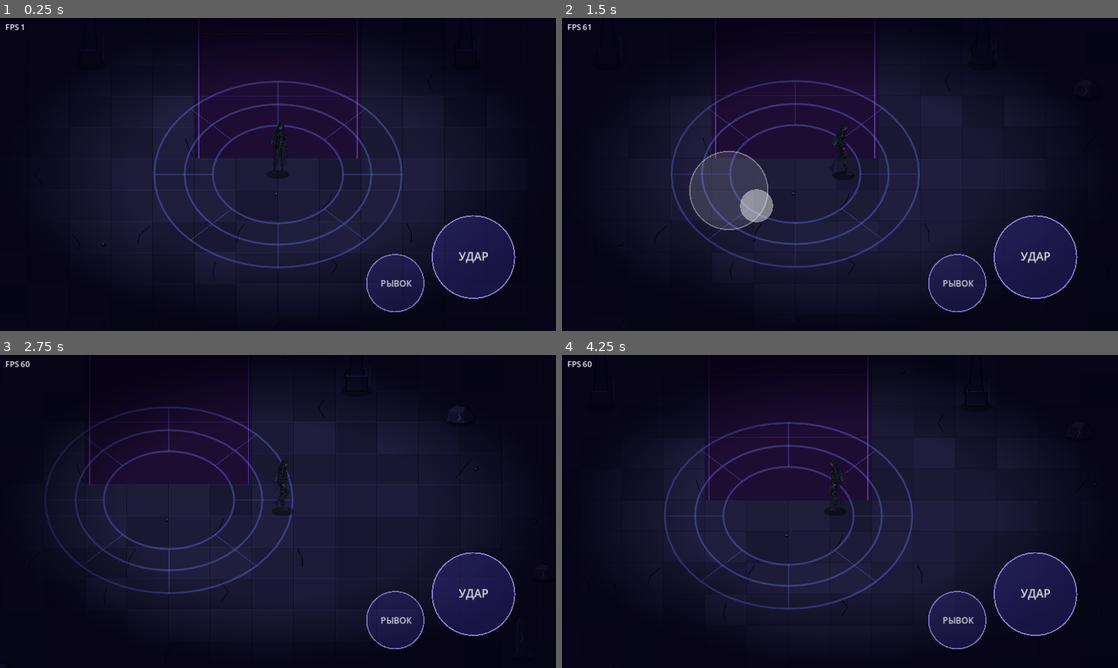
Above: before the commit, frames 1-4 (two rows, left to right).
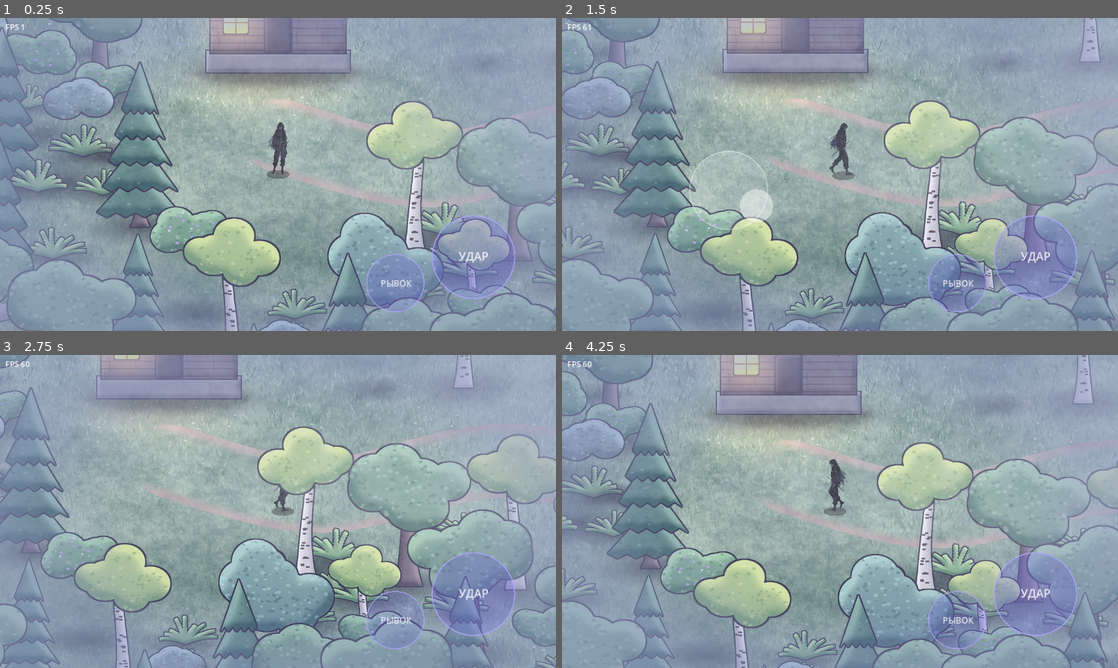
Above: after the commit, the same moments.

Repository: Masuku4129/Game
Game: Godot game, scene res://main.tscn
The game is run twice, just before and just after one commit, with the same random seed, the same clock (stepped at 60 frames per second) and the same inputs.
Inputs (mouse positions are in pixels of both pictures, inside the frame that each line leads up to):
- Up to frame 1 (0.25 s): no input
- Up to frame 2 (1.5 s): tap Enter at 0.5 s; move the mouse to (962, 158) at 0.52 s; hold D 0.53-1.25 s; tap J at 0.6 s; click (962, 158) at 0.67 s; drag from (728, 190) to (812, 237) at 1.27 s
- Up to frame 3 (2.75 s): move the mouse to (333, 442) at 2.02 s; hold D from 2.03 s (still down); tap J at 2.1 s
- Up to frame 4 (4.25 s): release D at 2.75 s; drag from (812, 574) to (673, 464) at 2.77 s; move the mouse to (1006, 558) at 3.52 s; hold A from 3.53 s (still down); tap J at 3.6 s

The runs differ from the first frame. In frame 1, 100% of the frame differs, in the area x 0-100%, y 0-100%; in frame 2, 100%; in frame 3, 100%; in frame 4, 100%.

Commit message:
Wilds: Туманная долина (процедурные рисованные ассеты, тропа, река, мост, лес, туман)
Co-Authored-By: Claude Sonnet 5.5 <noreply@anthropic.com>
Claude-Session: https://claude.ai/code/session_01XvKRdjkTEqndhwRATULBKN

Diff:
--- /dev/null
+++ b/wilds/art/valley/valley_data.gd
@@ -0,0 +1,2 @@
+# сгенерировано tools/gen_valley.py: имя -> [опора x, опора y, радиус коллизии]
+const DATA := {"tree_a": [180, 400, 16], "tree_b": [180, 400, 16], "pine_a": [160, 425, 14], "pine_b": [160, 425, 14], "birch_a": [170, 405, 12], "bush_a": [115, 290, 0], "bush_b": [115, 290, 0], "rock_a": [150, 99, 63], "rock_b": [260, 171, 109], "fern_a": [90, 125, 0], "hut": [240, 365, 0], "bridge": [260, 135, 0]}
--- /dev/null
+++ b/wilds/fog_drift.gd
@@ -0,0 +1,13 @@
+extends Sprite2D
+## Облако тумана: медленно дрейфует и заворачивается по границам карты.
+
+var vel := Vector2(8.0, 0.0)
+var area := Rect2()
+
+
+func _process(delta: float) -> void:
+	position += vel * delta
+	if position.x > area.end.x + 400.0:
+		position.x = area.position.x - 400.0
+	elif position.x < area.position.x - 400.0:
+		position.x = area.end.x + 400.0
--- a/wilds/main.gd
+++ b/wilds/main.gd
@@ -3,7 +3,6 @@
 ## Вид как в Don't Starve: плоские 2D-спрайты, камера 3/4 сверху,
 ## порядок отрисовки по Y (кто ниже на экране, тот ближе к камере).
 
-const G := preload("res://geo.gd")
 const WORLD_RADIUS := 12000.0
 
 var world: Node2D
@@ -14,8 +13,8 @@
 
 
 func _ready() -> void:
-	RenderingServer.set_default_clear_color(Color(0.01, 0.01, 0.035))
-	level = preload("res://level.gd").new()
+	level = preload("res://valley.gd").new()
+	RenderingServer.set_default_clear_color(level.clear_color)
 	add_child(level)
 
 	# узел с y_sort_enabled сортирует детей по position.y
@@ -27,7 +26,7 @@
 	player = preload("res://player.gd").new()
 	player.world_radius = WORLD_RADIUS
 	player.lift_fn = Callable(level, "lift_at")
-	player.position = Vector2.ZERO
+	player.position = level.spawn
 	world.add_child(player)
 
 	cam = Camera2D.new()
@@ -37,7 +36,7 @@
 
 	var ui := CanvasLayer.new()
 	add_child(ui)
-	ui.add_child(_make_vignette())
+	ui.add_child(_make_vignette(level.vignette))
 	var stick = preload("res://joystick.gd").new()
 	ui.add_child(stick)
 	player.stick = stick
@@ -59,12 +58,12 @@
 	fps_label.text = "FPS %d" % Engine.get_frames_per_second()
 
 
-func _make_vignette() -> TextureRect:
+func _make_vignette(col: Color) -> TextureRect:
 	# затемнение по краям экрана: фокус на персонаже
 	var g := Gradient.new()
-	g.set_color(0, Color(0.0, 0.0, 0.05, 0.0))
-	g.set_color(1, Color(0.01, 0.0, 0.06, 0.82))
-	g.add_point(0.55, Color(0.0, 0.0, 0.05, 0.0))
+	g.set_color(0, Color(col.r, col.g, col.b, 0.0))
+	g.set_color(1, col)
+	g.add_point(0.55, Color(col.r, col.g, col.b, 0.0))
 	var t := GradientTexture2D.new()
 	t.gradient = g
 	t.fill = GradientTexture2D.FILL_RADIAL
@@ -89,25 +88,23 @@
 	get_viewport().get_texture().get_image().save_png(dir + "/world.png")
 
 	cam.position_smoothing_enabled = false
-	# обзор всей карты
+	# обзор всей карты и места
+	var info: Dictionary = level.preview_info()
 	player.set_pose(2, false, 0.0)
-	var mid: Vector2 = Vector2(G.GW * G.W * 0.5, G.GH * G.H * 0.5) + level.origin
-	player.position = mid
-	cam.zoom = Vector2(0.135, 0.135)
+	player.position = info["center"]
+	cam.zoom = Vector2.ONE * float(info["zoom"])
 	for k in 6:
 		await get_tree().process_frame
 	await RenderingServer.frame_post_draw
 	get_viewport().get_texture().get_image().save_png(dir + "/map_overview.png")
 
-	# места: ворота, зал, мост, лестница, библиотека, терраса, камеры, снаружи
 	cam.zoom = Vector2(0.75, 0.75)
-	var places := [[45.0, 46.0], [45.0, 10.0], [68.0, 33.0], [81.5, 24.0],
-		[14.0, 31.0], [79.0, 13.0], [12.0, 52.0], [50.0, 55.0]]
+	var places: Array = info["spots"]
 	var pw := 640
 	var ph := 360
 	var pimg := Image.create(pw * 4, ph * 2, false, Image.FORMAT_RGBA8)
 	for n in places.size():
-		player.position = Vector2(places[n][0] * G.W, places[n][1] * G.H) + level.origin
+		player.position = places[n]
 		for k in 8:
 			await get_tree().process_frame
 		await RenderingServer.frame_post_draw
--- /dev/null
+++ b/wilds/valley.gd
@@ -0,0 +1,384 @@
+extends Node2D
+## Уровень 1 «Туманная долина»: хижина -> лесная тропа -> река с мостом -> берег -> арена с боссом.
+## Земля, тропа и река рисуются текстурами из art/valley, лес расставляется по маске проходов.
+
+const DATA = preload("res://art/valley/valley_data.gd").DATA
+const FogDrift := preload("res://fog_drift.gd")
+
+const BOUNDS := Rect2(-1200.0, -3300.0, 5800.0, 4800.0)
+const BRIDGE_POS := Vector2(2800.0, 330.0)
+const ARENA := Vector2(3450.0, -2600.0)
+const CELL := 60.0
+
+var spawn := Vector2(0.0, 240.0)
+var origin := Vector2.ZERO
+var clear_color := Color(0.74, 0.80, 0.83)
+var vignette := Color(0.56, 0.60, 0.76, 0.55)
+
+var world: Node2D
+var rng := RandomNumberGenerator.new()
+var river: PackedVector2Array
+var path_w: PackedVector2Array
+var path_e: PackedVector2Array
+var blocked := PackedByteArray()
+var gw := 0
+var gh := 0
+var _shadow_tex: Texture2D
+
+
+func build(world_node: Node2D) -> void:
+	world = world_node
+	rng.seed = 20261124
+	river = _smooth([Vector2(2900, 1800), Vector2(2950, 1000), Vector2(2800, 330), Vector2(2830, -300),
+		Vector2(2980, -900), Vector2(3060, -1500), Vector2(3000, -2300), Vector2(2900, -3500)], 30.0)
+	path_w = _smooth([Vector2(0, 150), Vector2(350, 230), Vector2(800, 150), Vector2(1300, 290),
+		Vector2(1800, 380), Vector2(2250, 300), Vector2(2560, 330)], 30.0)
+	path_e = _smooth([Vector2(3040, 330), Vector2(3320, 200), Vector2(3430, -300), Vector2(3540, -900),
+		Vector2(3600, -1500), Vector2(3540, -2100), Vector2(3460, -2500)], 30.0)
+
+	_make_ground()
+	_make_borders()
+	_make_river_collision()
+	_make_blocked_mask()
+	_place_hut()
+	_scatter()
+	_arena_ring()
+	_make_fog()
+
+
+# ------------------------------------------------------------------ утилиты
+
+func lift_at(_wp: Vector2) -> float:
+	return 0.0
+
+
+func preview_info() -> Dictionary:
+	return {
+		"center": BOUNDS.get_center(),
+		"zoom": 0.15,
+		"spots": [Vector2(0, 260), Vector2(1200, 300), Vector2(2800, 360), Vector2(3430, -500),
+			Vector2(3450, -2300), Vector2(800, -900), Vector2(2900, -1500), Vector2(-400, 600)],
+	}
+
+
+func _tex(name: String) -> Texture2D:
+	return load("res://art/valley/%s.png" % name)
+
+
+func _smooth(pts: Array, step: float) -> PackedVector2Array:
+	var out := PackedVector2Array()
+	var n := pts.size()
+	for i in n - 1:
+		var p0: Vector2 = pts[maxi(i - 1, 0)]
+		var p1: Vector2 = pts[i]
+		var p2: Vector2 = pts[i + 1]
+		var p3: Vector2 = pts[mini(i + 2, n - 1)]
+		var cnt := maxi(2, int(p1.distance_to(p2) / step))
+		for k in cnt:
+			var t := float(k) / cnt
+			out.append(0.5 * ((2.0 * p1) + (p2 - p0) * t + (2.0 * p0 - 5.0 * p1 + 4.0 * p2 - p3) * t * t
+				+ (3.0 * p1 - p0 - 3.0 * p2 + p3) * t * t * t))
+	out.append(pts[n - 1])
+	return out
+
+
+func _line(pts: PackedVector2Array, tex: Texture2D, width: float) -> Line2D:
+	var l := Line2D.new()
+	l.points = pts
+	l.texture = tex
+	l.texture_mode = Line2D.LINE_TEXTURE_TILE
+	l.texture_repeat = CanvasItem.TEXTURE_REPEAT_ENABLED
+	l.texture_filter = CanvasItem.TEXTURE_FILTER_LINEAR_WITH_MIPMAPS
+	l.width = width
+	l.joint_mode = Line2D.LINE_JOINT_ROUND
+	l.begin_cap_mode = Line2D.LINE_CAP_ROUND
+	l.end_cap_mode = Line2D.LINE_CAP_ROUND
+	l.default_color = Color.WHITE
+	return l
+
+
+func _sprite(tex: Texture2D, pos: Vector2, pivot: Vector2, sc := 1.0) -> Sprite2D:
+	var s := Sprite2D.new()
+	s.texture = tex
+	s.centered = false
+	s.offset = -pivot
+	s.position = pos
+	s.scale = Vector2(sc, sc)
+	s.texture_filter = CanvasItem.TEXTURE_FILTER_LINEAR_WITH_MIPMAPS
+	return s
+
+
+func _shadow() -> Texture2D:
+	if _shadow_tex == null:
+		var g := Gradient.new()
+		g.set_color(0, Color(0.06, 0.05, 0.14, 0.55))
+		g.set_color(1, Color(0.06, 0.05, 0.14, 0.0))
+		var t := GradientTexture2D.new()
+		t.gradient = g
+		t.fill = GradientTexture2D.FILL_RADIAL
+		t.fill_from = Vector2(0.5, 0.5)
+		t.fill_to = Vector2(1.0, 0.5)
+		t.width = 128
+		t.height = 128
+		_shadow_tex = t
+	return _shadow_tex
+
+
+# ------------------------------------------------------------------ земля, река, тропа
+
+func _make_ground() -> void:
+	var under := Node2D.new()
+	add_child(under)
+	var g := Sprite2D.new()
+	g.texture = _tex("grass")
+	g.centered = false
+	g.region_enabled = true
+	g.region_rect = Rect2(Vector2.ZERO, BOUNDS.size)
+	g.position = BOUNDS.position
+	g.texture_repeat = CanvasItem.TEXTURE_REPEAT_ENABLED
+	g.texture_filter = CanvasItem.TEXTURE_FILTER_LINEAR_WITH_MIPMAPS
+	under.add_child(g)
+	# пятна: тёмный подлесок и светлые поляны
+	for i in 110:
+		var s := Sprite2D.new()
+		s.texture = _tex("patch_dark" if rng.randf() < 0.65 else "patch_light")
+		s.position = Vector2(rng.randf_range(BOUNDS.position.x, BOUNDS.end.x), rng.randf_range(BOUNDS.position.y, BOUNDS.end.y))
+		var k := rng.randf_range(1.6, 3.6)
+		s.scale = Vector2(k, k * 0.7)
+		s.modulate.a = rng.randf_range(0.4, 0.8)
+		under.add_child(s)
+	under.add_child(_line(river, _tex("bank"), 560.0))
+	var w := _line(river, _tex("water"), 340.0)
+	var sh := Shader.new()
+	sh.code = "shader_type canvas_item;\nuniform float speed = 0.05;\nvoid fragment() {\n\tvec2 uv = UV;\n\tuv.x -= TIME * speed;\n\tCOLOR = texture(TEXTURE, uv);\n}\n"
+	var mat := ShaderMaterial.new()
+	mat.shader = sh
+	w.material = mat
+	under.add_child(w)
+	under.add_child(_line(path_w, _tex("path"), 170.0))
+	under.add_child(_line(path_e, _tex("path"), 170.0))
+	# мост
+	var b := _sprite(_tex("bridge"), BRIDGE_POS + Vector2(0, 45), Vector2(260, 135))
+	under.add_child(b)
+	# мягкий тёплый свет у хижины
+	var pool := _sprite(_tex("glow_warm"), Vector2(-40, 30), Vector2(64, 64), 5.0)
+	pool.scale = Vector2(5.5, 2.2)
+	pool.modulate = Color(1.0, 0.86, 0.55, 0.28)
+	var m := CanvasItemMaterial.new()
+	m.blend_mode = CanvasItemMaterial.BLEND_MODE_ADD
+	pool.material = m
+	under.add_child(pool)
+
+
+func _body(shape: Shape2D, pos: Vector2, rot := 0.0) -> void:
+	var b := StaticBody2D.new()
+	var c := CollisionShape2D.new()
+	c.shape = shape
+	c.position = pos
+	c.rotation = rot
+	b.add_child(c)
+	add_child(b)
+
+
+func _make_borders() -> void:
+	var t := 300.0
+	var r := BOUNDS
+	for q in [
+		[Vector2(r.size.x + 2.0 * t, t), Vector2(r.get_center().x, r.position.y - t * 0.5)],
+		[Vector2(r.size.x + 2.0 * t, t), Vector2(r.get_center().x, r.end.y + t * 0.5)],
+		[Vector2(t, r.size.y), Vector2(r.position.x - t * 0.5, r.get_center().y)],
+		[Vector2(t, r.size.y), Vector2(r.end.x + t * 0.5, r.get_center().y)]]:
+		var sh := RectangleShape2D.new()
+		sh.size = q[0]
+		_body(sh, q[1])
+
+
+func _make_river_collision() -> void:
+	var i := 0
+	while i + 3 < river.size():
+		var a := river[i]
+		var b := river[i + 3]
+		var mid := (a + b) * 0.5
+		if mid.distance_to(BRIDGE_POS) > 300.0:
+			var sh := RectangleShape2D.new()
+			sh.size = Vector2(a.distance_to(b) + 14.0, 300.0)
+			_body(sh, mid, (b - a).angle())
+		i += 3
+	# перила моста держат Миту на настиле
+	for sy in [-78.0, 78.0]:
+		var sh2 := RectangleShape2D.new()
+		sh2.size = Vector2(580.0, 36.0)
+		_body(sh2, BRIDGE_POS + Vector2(0, sy))
+
+
+func _make_blocked_mask() -> void:
+	gw = int(BOUNDS.size.x / CELL) + 1
+	gh = int(BOUNDS.size.y / CELL) + 1
+	blocked.resize(gw * gh)
+	_mark(river, 340.0)
+	_mark(path_w, 150.0)
+	_mark(path_e, 150.0)
+	_mark(PackedVector2Array([Vector2(0, 0), Vector2(0, 120)]), 400.0)
+	_mark(PackedVector2Array([ARENA, ARENA + Vector2(0, 1)]), 600.0)
+
+
+func _mark(poly: PackedVector2Array, radius: float) -> void:
+	var rc := int(radius / CELL) + 1
+	for p in poly:
+		var cx := int((p.x - BOUNDS.position.x) / CELL)
+		var cy := int((p.y - BOUNDS.position.y) / CELL)
+		for dy in range(-rc, rc + 1):
+			for dx in range(-rc, rc + 1):
+				var x := cx + dx
+				var y := cy + dy
+				if x < 0 or y < 0 or x >= gw or y >= gh:
+					continue
+				var q := Vector2(dx, dy) * CELL
+				if q.length() <= radius:
+					blocked[y * gw + x] = 1
+
+
+func _is_blocked(p: Vector2) -> bool:
+	var x := int((p.x - BOUNDS.position.x) / CELL)
+	var y := int((p.y - BOUNDS.position.y) / CELL)
+	if x < 0 or y < 0 or x >= gw or y >= gh:
+		return true
+	return blocked[y * gw + x] == 1
+
+
+# ------------------------------------------------------------------ объекты
+
+func _prop(name: String, pos: Vector2, sc: float, flip: bool, with_shadow := true) -> void:
+	var d: Array = DATA[name]
+	var body := StaticBody2D.new()
+	body.position = pos
+	if with_shadow:
+		var sh := Sprite2D.new()
+		sh.texture = _shadow()
+		var w := 150.0 * sc
+		if name.begins_with("rock_b"):
+			w = 230.0 * sc
+		elif name.begins_with("bush") or name.begins_with("fern"):
+			w = 110.0 * sc
+		sh.scale = Vector2(w / 64.0, w * 0.34 / 64.0)
+		body.add_child(sh)
+	var s := _sprite(_tex(name), Vector2.ZERO, Vector2(d[0], d[1]), sc)
+	if flip:
+		s.scale.x = -sc
+	body.add_child(s)
+	if d[2] > 0:
+		var c := CollisionShape2D.new()
+		var cs := CircleShape2D.new()
+		cs.radius = float(d[2]) * sc
+		c.shape = cs
+		body.add_child(c)
+	world.add_child(body)
+
+
+func _place_hut() -> void:
+	var d: Array = DATA["hut"]
+	var body := StaticBody2D.new()
+	body.position = Vector2.ZERO
+	var sh := Sprite2D.new()
+	sh.texture = _shadow()
+	sh.scale = Vector2(4.4, 1.0)
+	sh.position = Vector2(0, 8)
+	body.add_child(sh)
+	body.add_child(_sprite(_tex("hut"), Vector2.ZERO, Vector2(d[0], d[1])))
+	var c := CollisionShape2D.new()
+	var r := RectangleShape2D.new()
+	r.size = Vector2(380.0, 110.0)
+	c.shape = r
+	c.position = Vector2(0, -55)
+	body.add_child(c)
+	# свет окна
+	var g := Sprite2D.new()
+	g.texture = _tex("glow_warm")
+	g.position = Vector2(-98, -112)
+	g.scale = Vector2(2.4, 2.0)
+	g.modulate = Color(1.0, 0.85, 0.5, 0.55)
+	var m := CanvasItemMaterial.new()
+	m.blend_mode = CanvasItemMaterial.BLEND_MODE_ADD
+	g.material = m
+	body.add_child(g)
+	world.add_child(body)
+
+
+func _scatter() -> void:
+	var kinds := [["tree_a", 0.15], ["tree_b", 0.12], ["pine_a", 0.16], ["pine_b", 0.14],
+		["birch_a", 0.10], ["bush_a", 0.09], ["bush_b", 0.07], ["rock_a", 0.05], ["fern_a", 0.12]]
+	var grid := {}
+	var placed := 0
+	for t in 7000:
+		var p := Vector2(rng.randf_range(BOUNDS.position.x + 80.0, BOUNDS.end.x - 80.0),
+			rng.randf_range(BOUNDS.position.y + 80.0, BOUNDS.end.y - 80.0))
+		if _is_blocked(p):
+			continue
+		var roll := rng.randf()
+		var name := "tree_a"
+		var acc := 0.0
+		for k in kinds:
+			acc += k[1]
+			if roll <= acc:
+				name = k[0]
+				break
+		var gap := 150.0
+		if name.begins_with("bush") or name.begins_with("rock"):
+			gap = 100.0
+		elif name.begins_with("fern"):
+			gap = 60.0
+		var key := Vector2i(int(p.x / 170.0), int(p.y / 170.0))
+		var ok := true
+		for dy in range(-1, 2):
+			for dx in range(-1, 2):
+				var arr = grid.get(Vector2i(key.x + dx, key.y + dy))
+				if arr == null:
+					continue
+				for q in arr:
+					if q.distance_squared_to(p) < gap * gap:
+						ok = false
+		if not ok:
+			continue
+		if not grid.has(key):
+			grid[key] = []
+		grid[key].append(p)
+		placed += 1
+		_prop(name, p, rng.randf_range(0.78, 1.1), rng.randf() < 0.5)
+	print("valley props: ", placed)
+
+
+func _arena_ring() -> void:
+	# кольцо валунов вокруг арены; вход с юга свободен
+	for i in 22:
+		var a := TAU * float(i) / 22.0
+		var dir := Vector2(cos(a), sin(a))
+		if dir.y > 0.75:
+			continue
+		var p := ARENA + dir * Vector2(680.0, 560.0)
+		_prop("rock_b", p, rng.randf_range(0.9, 1.3), rng.randf() < 0.5)
+
+
+func _make_fog() -> void:
+	var layer := Node2D.new()
+	layer.z_index = 20
+	add_child(layer)
+	for i in 70:
+		var s := FogDrift.new()
+		s.texture = _tex("fog%d" % (i % 3))
+		s.position = Vector2(rng.randf_range(BOUNDS.position.x, BOUNDS.end.x), rng.randf_range(BOUNDS.position.y, BOUNDS.end.y))
+		var k := rng.randf_range(3.0, 6.0)
+		s.scale = Vector2(k, k * 0.8)
+		s.modulate.a = rng.randf_range(0.14, 0.26)
+		s.vel = Vector2(rng.randf_range(6.0, 16.0), rng.randf_range(-2.0, 2.0))
+		s.area = BOUNDS
+		layer.add_child(s)
+	# гуще у воды
+	for i in range(0, river.size(), 12):
+		var s2 := FogDrift.new()
+		s2.texture = _tex("fog%d" % (i % 3))
+		s2.position = river[i] + Vector2(rng.randf_range(-120, 120), rng.randf_range(-60, 60))
+		s2.scale = Vector2(4.5, 3.0)
+		s2.modulate.a = 0.28
+		s2.vel = Vector2(rng.randf_range(4.0, 9.0), 0.0)
+		s2.area = BOUNDS
+		layer.add_child(s2)
Binary file added: wilds/art/valley/bank.png
Binary file added: wilds/art/valley/birch_a.png
Binary file added: wilds/art/valley/bridge.png
Binary file added: wilds/art/valley/bush_a.png
Binary file added: wilds/art/valley/bush_b.png
Binary file added: wilds/art/valley/fern_a.png
Binary file added: wilds/art/valley/fog0.png
Binary file added: wilds/art/valley/fog1.png
Binary file added: wilds/art/valley/fog2.png
Binary file added: wilds/art/valley/glow_warm.png
Binary file added: wilds/art/valley/grass.png
Binary file added: wilds/art/valley/hut.png
(and 10 more such lines)
